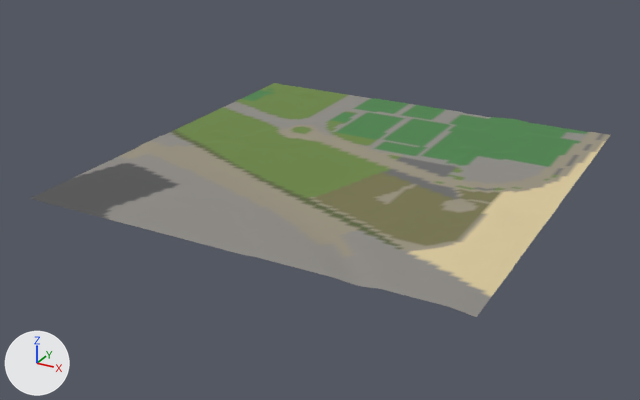
What one commit did to the glTF model gibraltar/data/build/tiles/T_E1_N5/terrain.glb.
Before and after are seen from a 50 mm camera at (690.0, -612.0, 381.0) aimed at (232.0, 221.0, -36.0). Lighting does not change. The marker at lower left points along +X, +Y and +Z. The picture after the commit comes second.

Names of what the first picture shows: 'T_E1_N5_terrain'.
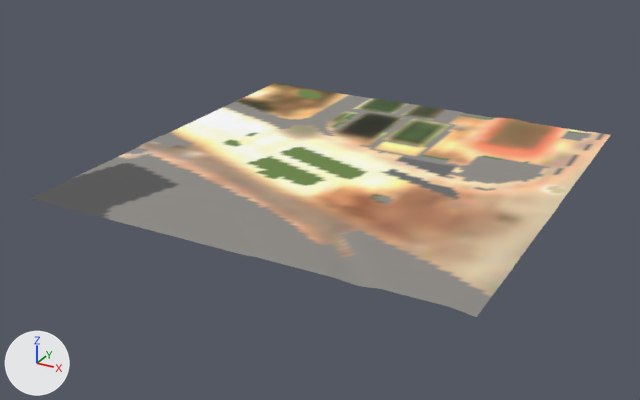
What changed in the scene script:
```text
Change me_t_e1_n5_terrain:
    where me_t_e1_n5_terrain.from_pydata(...)  # 10201 vertices, 20000 faces; spans x 0.0..500.0, y 0.0..500.0, z 1.0..5.0
    used by ob_t_e1_n5_terrain; location = (0.0, 0.0, 0.0)
    me_t_e1_n5_terrain part 1: 13837 faces centred in x 2.0..498.0, y 37.0..498.0, z 1.0..5.0 are repainted in the vertex colours, in many colours
```

Boxes [x1, y1, x2, y2] around the edits, measured in the pictures (640 x 400 px):
part 1 of me_t_e1_n5_terrain, recoloured (lighter): [117, 83, 610, 298] in both
